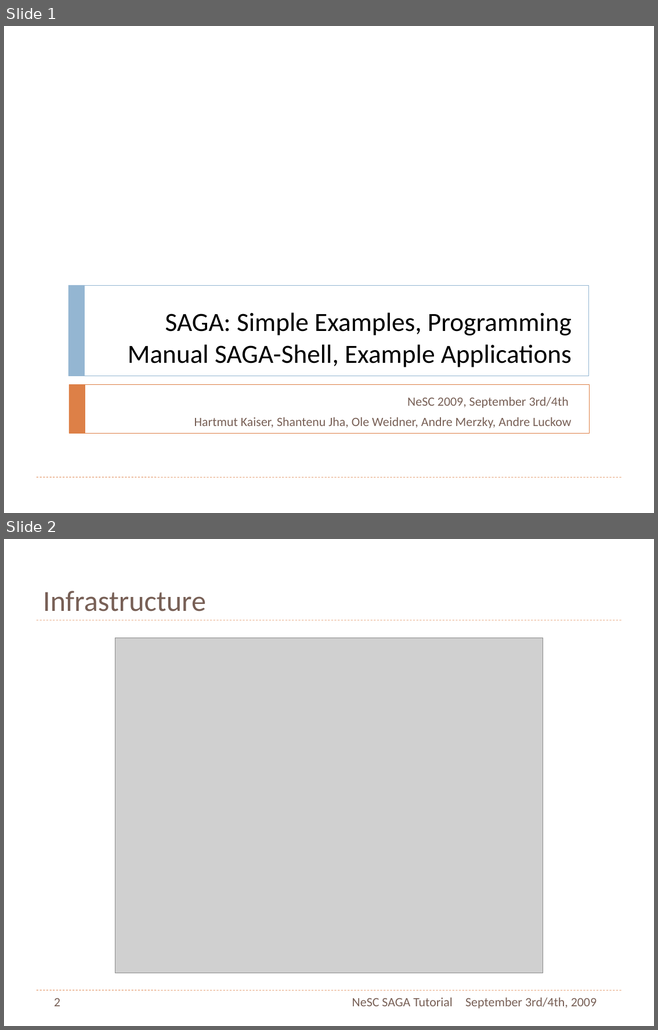
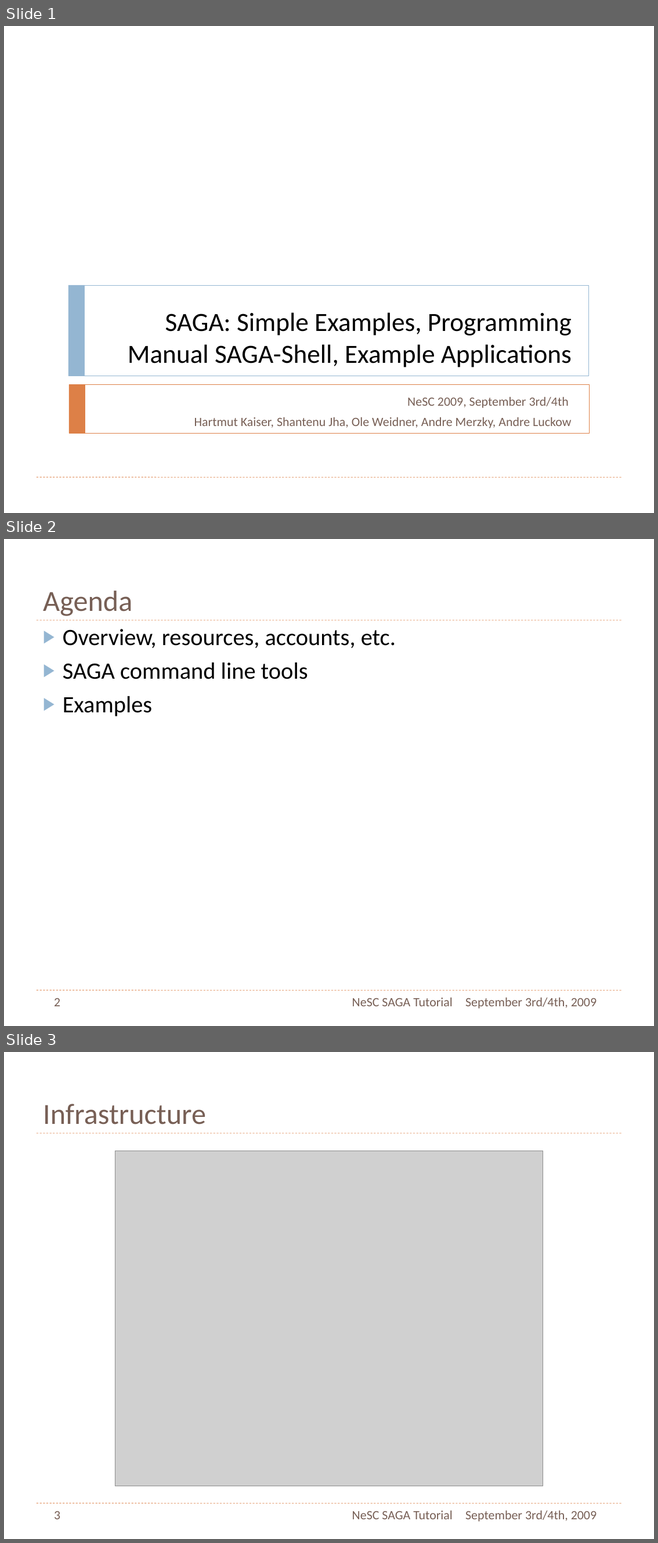
Before and after one commit to saga-project/saga-cpp-legacy-projects, a slide deck: tutorial/NeSC-2009/NeSC09-Practical-PPT.pptx. Shown one above the other, each under a label of ours: slides 1 and 2 before the commit, slides 1, 2 and 3 after it. The pictures are 658x1030 and 658x1543 pixels, drawn with LibreOffice and Linux fonts; fonts in the diff are those of the drawing; grey boxes stand for pictures. Boxes give left, top, right and bottom in pixels: in the first picture for what was removed or moved away, otherwise in the second. Text is boxed around its words. In the diff, an @@ line names an element or a change of style, - is before the commit and + after.

```diff
--- a/tutorial/NeSC-2009/NeSC09-Practical-PPT.pptx
+++ b/tutorial/NeSC-2009/NeSC09-Practical-PPT.pptx
@@ slide 2 added at (4, 539, 654, 1026), background #FFFFFF; not listed: 2 template elements that a slide beside it also shows @@
@@ title added at (43, 591, 132, 616), 46 pt, text #775F55 @@
+Agenda
@@ text added at (63, 629, 396, 716), 37 pt, text #000000 @@
+▶ Overview, resources, accounts, etc.
+▶ SAGA command line tools
+▶ Examples
@@ page number added at (54, 998, 60, 1006), 20 pt, text #775F55 @@
+2
@@ text added at (352, 998, 452, 1006), 20 pt, text #775F55 @@
+NeSC SAGA Tutorial
@@ text added at (465, 998, 596, 1009), 20 pt, text #775F55 @@
+September 3rd/4th, 2009
@@ what was slide 2 is now slide 3 @@
@@ page number at (54, 1511, 60, 1519): text changed @@
-2
+3
```
Also in this commit, not shown: 1 slide changed, 1 other file.
